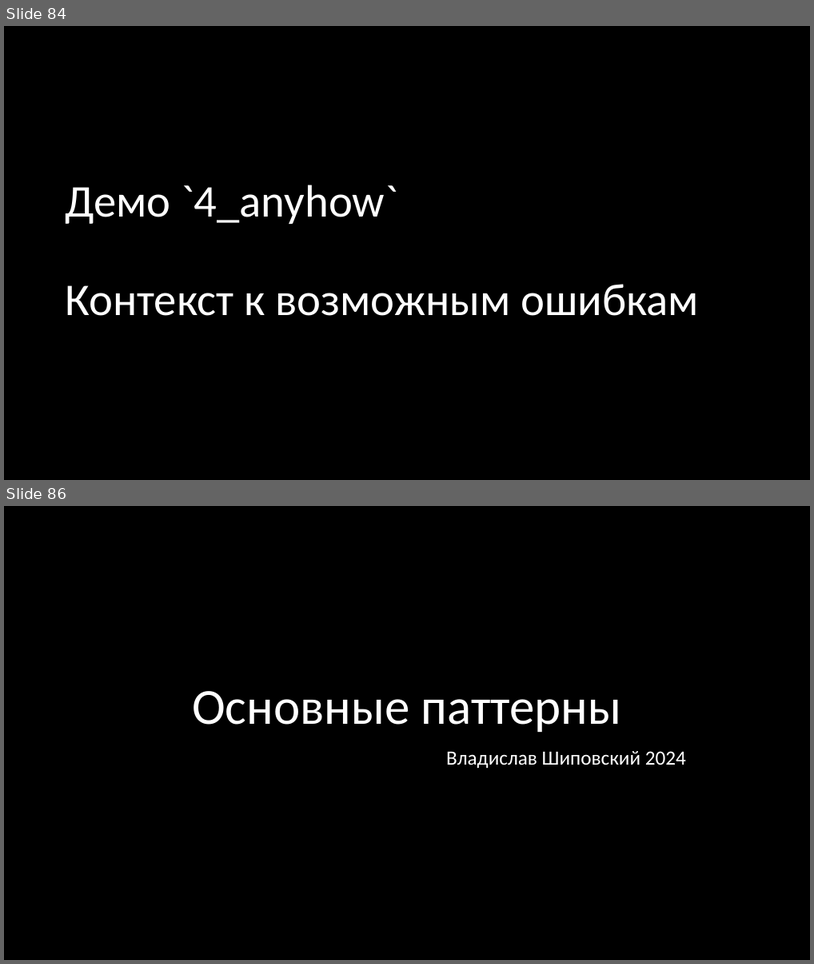
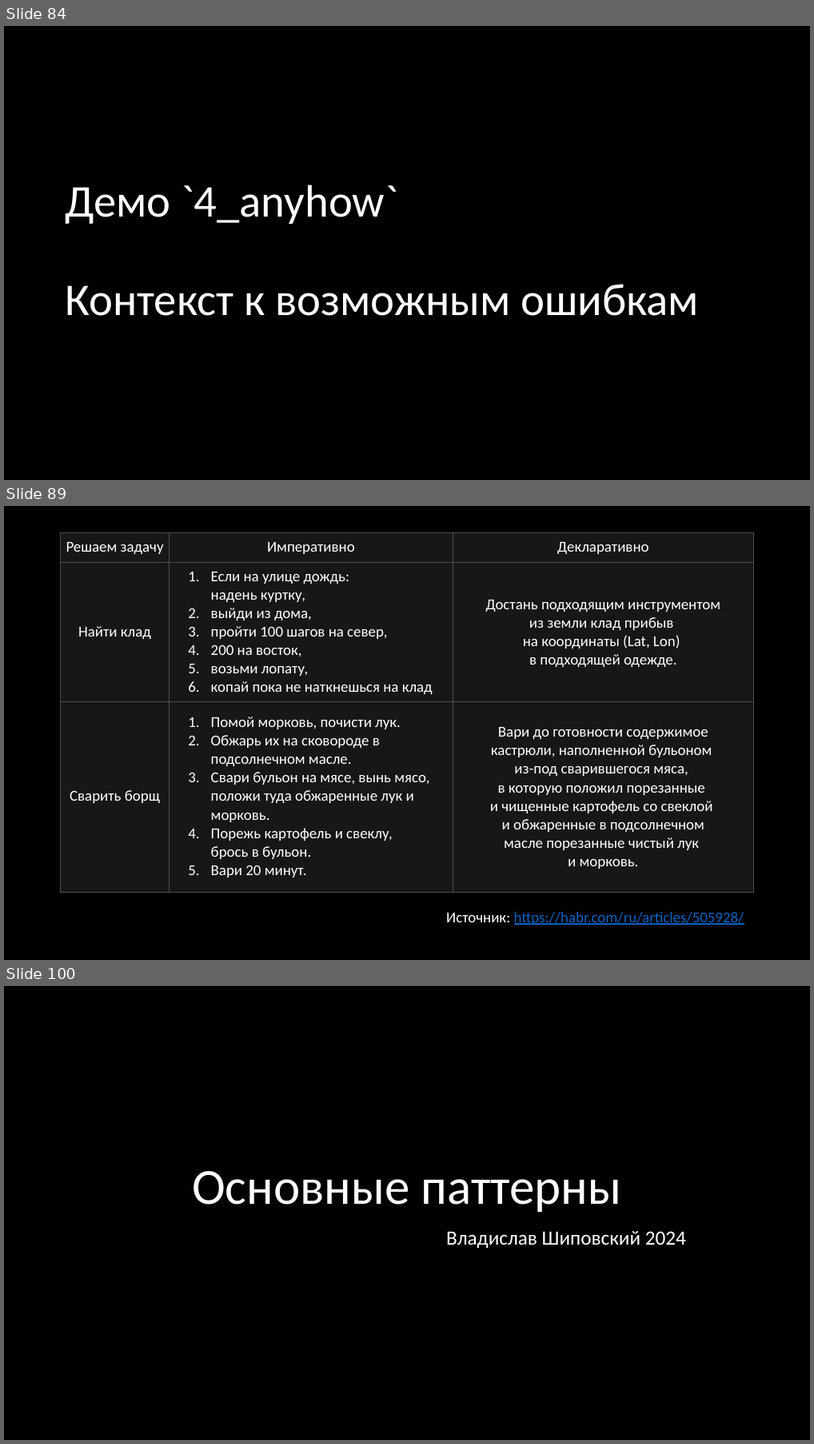
Before and after one commit to Gordon01/learn-rust, a slide deck: keynotes/Rust 2024.pptx. Shown one above the other, each under a label of ours: slides 84 and 86 before the commit, slides 84, 89 and 100 after it; the slides between them are not shown. The pictures are 814x964 and 814x1444 pixels, drawn with LibreOffice and Linux fonts; fonts in the diff are those of the drawing. Boxes give left, top, right and bottom in pixels: in the first picture for what was removed or moved away, otherwise in the second. Text is boxed around its words. In the diff, an @@ line names an element or a change of style, - is before the commit and + after.

```diff
--- a/keynotes/Rust 2024.pptx
+++ b/keynotes/Rust 2024.pptx
@@ slide 89 added at (x1=4, y1=506, x2=810, y2=960), background #000000 @@
@@ table added at (x1=60, y1=532, x2=754, y2=892), 3 rows, 3 columns @@
+Решаем задачу | Императивно | Декларативно
+Найти клад | Если на улице дождь: надень куртку, / выйди из дома, / пройти 100 шагов на север, / 200 на восток, / возьми лопату, / копай пока не наткнешься на клад | Достань подходящим инструментом из земли клад прибыв на координаты (Lat, Lon) в подходящей одежде.
+Сварить борщ | Помой морковь, почисти лук. / Обжарь их на сковороде в подсолнечном масле. / Свари бульон на мясе, вынь мясо, положи туда обжаренные лук и морковь. / Порежь картофель и свеклу, брось в бульон. / Вари 20 минут. | Вари до готовности содержимое кастрюли, наполненной бульоном из-под сварившегося мяса, в которую положил порезанные и чищенные картофель со свеклой и обжаренные в подсолнечном масле порезанные чистый лук и морковь.
@@ text added at (x1=446, y1=912, x2=745, y2=924), 18 pt, text #0563C1, underline @@
+Источник: https://habr.com/ru/articles/505928/
@@ what was slide 86 is now slide 100 @@
```
Also in this commit, not shown: 1 slide changed, 13 other slides added, 7 other files.
